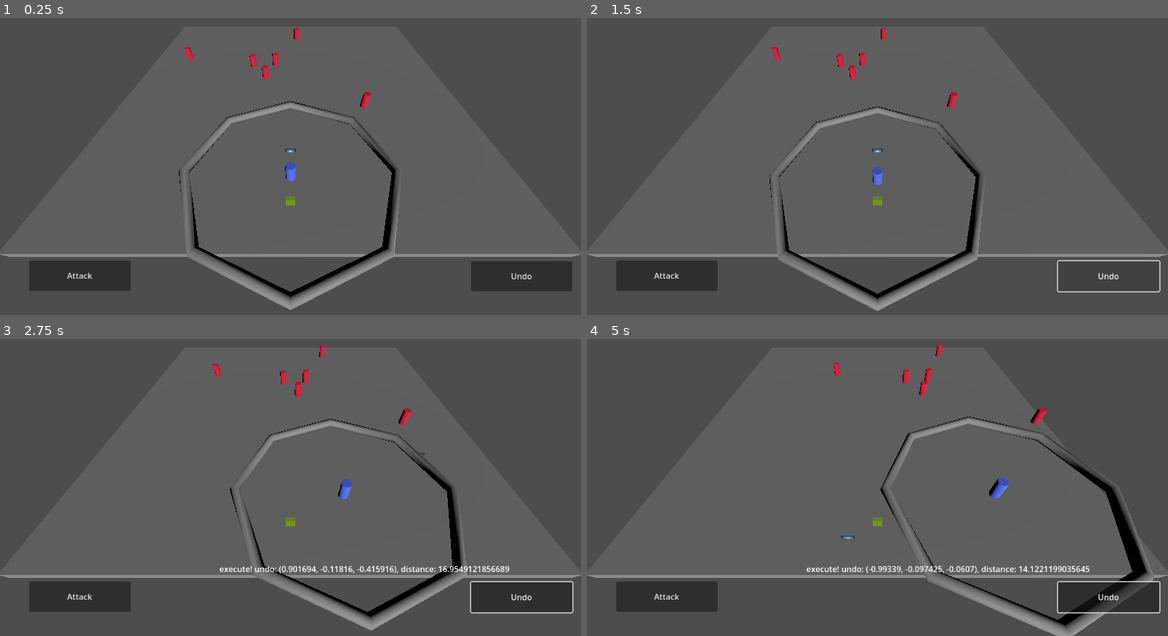
Above: before the commit, frames 1-4 (two rows, left to right).
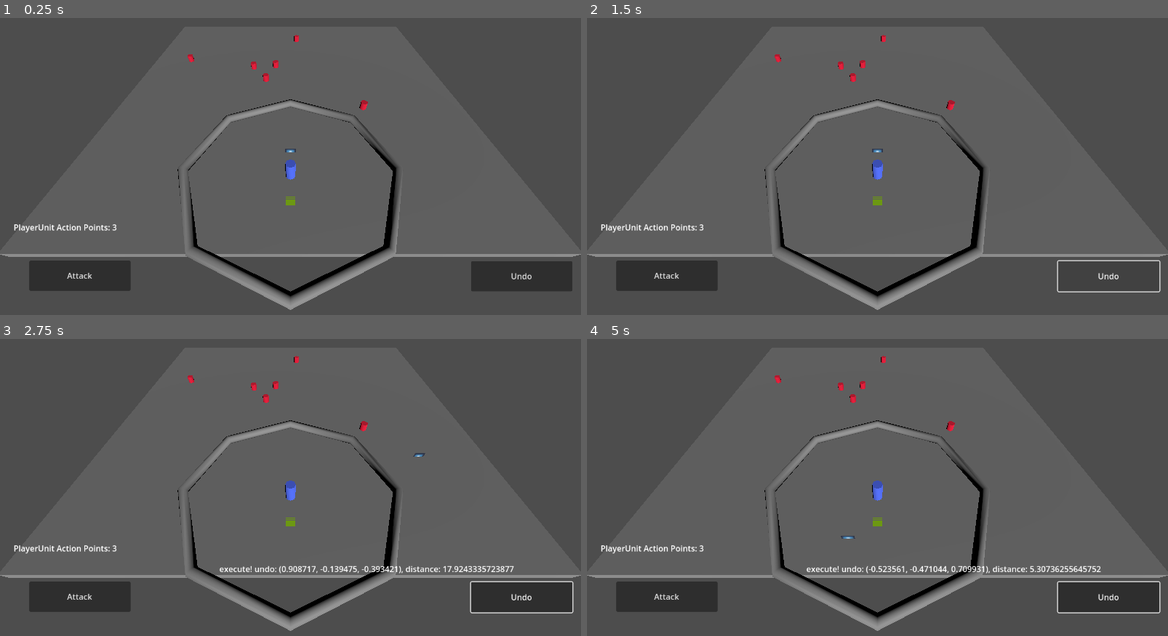
Above: after the commit, the same moments.

Repository: ValorZard/Priyanka-outdated
Game: Godot game, scene res://GameBoard/test_scene.tscn
Two runs of this game, one before a commit and one after it. Both use one fixed random seed, a clock stepped at 60 frames per second and the inputs below. The engine's default icon, where the game draws it, is replaced by a stand-in: a white triangle on a blue panel in a dark square.
Inputs (mouse positions are in pixels of both pictures, inside the frame that each line leads up to):
- Up to frame 1 (0.25 s): no input
- Up to frame 2 (1.5 s): click "Attack" at 0.5 s; click "Undo" at 1.25 s
- Up to frame 3 (2.75 s): tap Enter (ui_accept) at 2, 2.27, 2.3, 2.57 s; move the mouse to (418, 457) at 2.02 s; hold Right (ui_right) from 2.03 s (still down); click (418, 457) at 2.1 s
- Up to frame 4 (5 s): move the mouse to (761, 490) at 2.77 s; release Right (ui_right) at 2.78 s; hold Down (ui_down) 2.78-3.53 s; tap Enter (ui_accept) at 2.85, 3.02, 3.32, 3.8, 4.52, 4.82 s; click (761, 490) at 3.05 s; move the mouse to (935, 401) at 3.52 s; hold Right (ui_right) 3.53-4.28 s; click (935, 401) at 3.6 s; move the mouse to (848, 537) at 4.27 s; hold Up (ui_up) from 4.28 s (still down); click (848, 537) at 4.35 s

The runs differ from the first frame. In frame 1, 1.5% of the frame differs, in the area x 2-69%, y 3-98%; in frame 2, 3.4%; in frame 3, 6.7%; in frame 4, 7.2%, in the area x 2-98%, y 1-100%.

Commit message:
sorta got unit iterating functionality working

Diff:
--- a/Commands/AttackCommand.gd
+++ b/Commands/AttackCommand.gd
@@ -11,17 +11,23 @@
 	self.damage_dealt = damage_dealt
 
 func execute():
-	target = current_unit.attack_area.get_nearest_unit()
-	#print(target)
-	# don't attack an enemy thats already dead
-	if target != null and !target.is_dead():
-		target.take_damage(damage_dealt)
+	# only allow attack if there are action points still available
+	if current_unit.action_points > 0:
+		target = current_unit.attack_area.get_nearest_unit()
+		#print(target)
+		# don't attack an enemy thats already dead
+		if target != null and !target.is_dead():
+			target.take_damage(damage_dealt)
+			current_unit.set_action_points(current_unit.get_action_points()-1)
+		else:
+			return false
+		game_board.log_event(str("execute! ", target.name, " damage_dealt: ", damage_dealt, ", target health now: ", target.health))
+		return true
 	else:
 		return false
-	game_board.log_event(str("execute! ", target.name, " damage_dealt: ", damage_dealt, ", target health now: ", target.health))
-	return true
 
 func undo():
 	target.heal_health(damage_dealt)
+	current_unit.set_action_points(current_unit.get_action_points()+1)
 	game_board.log_event(str("undo! " , target.name, " healed amount: ", damage_dealt, ", target health now: ", target.health))
 	return true
--- a/Commands/Command.gd
+++ b/Commands/Command.gd
@@ -11,7 +11,7 @@
 
 func initialize(game_board : GameBoard):
 	self.game_board = game_board
-	self.current_unit = game_board.current_unit
+	self.current_unit = game_board.get_current_unit()
 	initialized = true
 
 func _init(game_board : GameBoard):
--- a/Commands/MovementCommand.gd
+++ b/Commands/MovementCommand.gd
@@ -11,11 +11,16 @@
 	self.movement_distance = movement_distance
 
 func execute():
-	current_unit.change_position(self.movement_direction, self.movement_distance)
-	game_board.log_event(str("execute! direction: ", self.movement_direction, ", distance: ", self.movement_distance))
-	return true
+	if current_unit.action_points > 0:
+		current_unit.change_position(self.movement_direction, self.movement_distance)
+		current_unit.set_action_points(current_unit.get_action_points()-1)
+		game_board.log_event(str("execute! direction: ", self.movement_direction, ", distance: ", self.movement_distance))
+		return true
+	else:
+		return false
 
 func undo():
 	current_unit.change_position(-self.movement_direction, self.movement_distance)
+	current_unit.set_action_points(current_unit.get_action_points()+1)
 	game_board.log_event(str("execute! undo: ", self.movement_direction, ", distance: ", self.movement_distance))
 	return true
--- a/GameBoard/CombatManager.gd
+++ b/GameBoard/CombatManager.gd
@@ -1,7 +1,6 @@
 extends Node
 
 # CombatManager: handles all the meta data for the combat encounter (turn order, initiative, all that good stuff)
-
 
 # Called when the node enters the scene tree for the first time.
 func _ready():
--- a/GameBoard/GameBoard.gd
+++ b/GameBoard/GameBoard.gd
@@ -12,14 +12,20 @@
 # visual data
 @export var character_ui_circle_width : float = 1
 var ui_manager : UIManager
-
 var command_array : Array
-var current_unit : BaseUnit
+var units_in_initative_order : Array[BaseUnit]
+var current_unit_index : float
 
 # Called when the node enters the scene tree for the first time.
 func _ready():
-	current_unit = $CharacterUnit
+	current_unit_index = 0
 	ui_manager = $UIManager
+	# set up all the units in initative order
+	for node in get_children():
+		if node is BaseUnit:
+			units_in_initative_order.append(node)
+	print(units_in_initative_order)
+	get_current_unit().connect("out_of_action_points", go_to_next_unit)
 
 func _input(event):
 	# Mouse in viewport coordinates.
@@ -39,7 +45,7 @@
 
 # generate UI Circle around the player to show maximum distance it can go
 func render_character_ui_circle(distance_to_cursor : float):
-	$CharacterUICircle.position = current_unit.position
+	$CharacterUICircle.position = get_current_unit().position
 	$CharacterUICircle.inner_radius = distance_to_cursor
 	# add a bit of a buffer to the outer radius so it isn't messed up
 	$CharacterUICircle.outer_radius = distance_to_cursor + character_ui_circle_width
@@ -48,12 +54,15 @@
 	ui_manager.print_message(message)
 
 # logic functions
+func get_current_unit():
+	return units_in_initative_order[current_unit_index]
+
 func undo_command():
 	if !command_array.is_empty():
 		command_array.pop_back().undo()
 
 func do_attack():
-	if current_unit.can_attack():
+	if get_current_unit().can_attack():
 		var attack_command := AttackCommand.new(self, $EnemyUnit, 1)
 		if attack_command.execute():
 			command_array.push_back(attack_command)
@@ -63,12 +72,32 @@
 	if movement_command.execute():
 		command_array.push_back(movement_command)
 
+func do_current_unit_actions():
+	if get_current_unit() is PlayerUnit:
+		ui_manager.cursor.update_cursor($Camera3D, get_current_unit())
+		# do not move on unless the player actually does an input for the player unit
+		if ui_manager.is_movement_selected():
+			do_movement(ui_manager.cursor.direction_to_cursor, ui_manager.cursor.distance_to_cursor)
+	else:
+		print("on unit: ", get_current_unit().name)
+		# TODO: Actiually have an AI here
+		get_current_unit().set_action_points(0)
+		pass
+
+func go_to_next_unit():
+	# refresh current unit's action points before going to the next unit
+	#go to next unit. if reached the end, go back to the start
+	current_unit_index += 1
+	if current_unit_index >= units_in_initative_order.size():
+		current_unit_index = 0
+	get_current_unit().connect("out_of_action_points", go_to_next_unit)
+	print("moving on to next unit : ", current_unit_index)
+
 # Called every frame. 'delta' is the elapsed time since the previous frame.
 func _physics_process(delta):
 	# GAME LOOP -> update every single unit in the field, and let the player control the player units
 	# update cursor data so we can use it for movement purposes
-	ui_manager.cursor.update_cursor($Camera3D, current_unit)
-	ui_manager.get_input()
+	do_current_unit_actions()
 	# render UI stuff
 	#render_placement_line($Cursor.position)
-	render_character_ui_circle(current_unit.max_movement_radius)
+	render_character_ui_circle(get_current_unit().max_movement_radius)
--- a/GameBoard/test_scene.tscn
+++ b/GameBoard/test_scene.tscn
@@ -53,10 +53,17 @@
 text = "Undo
 "
 
+[node name="StatsLabel" type="Label" parent="UIManager"]
+layout_mode = 0
+offset_left = 27.0
+offset_top = 462.0
+offset_right = 274.0
+offset_bottom = 512.0
+
 [node name="DirectionalLight3D" type="DirectionalLight3D" parent="."]
 transform = Transform3D(0.965926, 0, 0.258819, -0.103606, 0.916384, 0.386661, -0.237178, -0.400301, 0.885159, 0, 70, -11)
 
-[node name="CharacterUnit" parent="." instance=ExtResource("3_dmna3")]
+[node name="PlayerUnit" parent="." instance=ExtResource("3_dmna3")]
 transform = Transform3D(1, 0, 0, 0, 1, 0, 0, 0, 1, 0, 3, -2)
 
 [node name="Box" parent="." instance=ExtResource("4_t58ag")]
--- a/UI/UIManager.gd
+++ b/UI/UIManager.gd
@@ -21,11 +21,13 @@
 func print_message(message : String):
 	$Label.text = message
 
-func get_input():
+# get value if we were actually able to get an input for movement or not
+func is_movement_selected() -> bool:
 	# only want to actually set the position we want the unit to move to on click
 	if Input.is_action_just_released("left_mouse_click") and cursor_can_click():
-		game_board.do_movement(cursor.direction_to_cursor, cursor.distance_to_cursor)
+		return true
+	return false
 
 # Called every frame. 'delta' is the elapsed time since the previous frame.
 func _process(delta):
-	pass
+	$StatsLabel.text = str(game_board.get_current_unit().name, " Action Points: ", game_board.get_current_unit().action_points)
--- a/Units/BaseUnit.gd
+++ b/Units/BaseUnit.gd
@@ -11,7 +11,12 @@
 @export var health : int = 10
 @export var movement_speed : float = 7.5
 @export var max_movement_radius : float = 10 # maximum distance this unit can move in one turn in meters
+@export var action_points : int = 3
+@export var max_action_points : int = 3
 var attack_area : AttackArea = preload("res://Attacks/AttackArea.tscn").instantiate()
+
+signal out_of_action_points()
+
 
 # Called when the node enters the scene tree for the first time.
 func _ready():
@@ -59,5 +64,18 @@
 func is_dead():
 	return self.health <= 0
 
+func get_action_points():
+	return action_points
+
+func set_action_points(action_points : int):
+	self.action_points = action_points
+	if action_points <= 0:
+		out_of_action_points.emit()
+		refill_action_points()
+		print("hello, ", self.name)
+
+func refill_action_points():
+	action_points = max_action_points
+
 func _physics_process(delta):
 	pass
--- a/Units/EnemyUnit.gd
+++ b/Units/EnemyUnit.gd
@@ -1,25 +1,3 @@
 extends BaseUnit
 
 class_name EnemyUnit
-
-func _physics_process(delta):
-	# Add the gravity.
-	if not is_on_floor():
-		velocity.y -= gravity * delta
-
-	# Handle Jump.
-	if Input.is_action_just_pressed("ui_accept") and is_on_floor():
-		velocity.y = JUMP_VELOCITY
-
-	# Get the input direction and handle the movement/deceleration.
-	# As good practice, you should replace UI actions with custom gameplay actions.
-	var input_dir = Input.get_vector("ui_left", "ui_right", "ui_up", "ui_down")
-	var direction = (transform.basis * Vector3(input_dir.x, 0, input_dir.y)).normalized()
-	if direction:
-		velocity.x = direction.x * movement_speed
-		velocity.z = direction.z * movement_speed
-	else:
-		velocity.x = move_toward(velocity.x, 0, movement_speed)
-		velocity.z = move_toward(velocity.z, 0, movement_speed)
-
-	move_and_slide()
--- a/Units/PlayerUnit.gd
+++ b/Units/PlayerUnit.gd
@@ -1,25 +1,3 @@
 extends BaseUnit
 
 class_name PlayerUnit
-
-func _physics_process(delta):
-	# Add the gravity.
-	if not is_on_floor():
-		velocity.y -= gravity * delta
-
-	# Handle Jump.
-	if Input.is_action_just_pressed("ui_accept") and is_on_floor():
-		velocity.y = JUMP_VELOCITY
-
-	# Get the input direction and handle the movement/deceleration.
-	# As good practice, you should replace UI actions with custom gameplay actions.
-	var input_dir = Input.get_vector("ui_left", "ui_right", "ui_up", "ui_down")
-	var direction = (transform.basis * Vector3(input_dir.x, 0, input_dir.y)).normalized()
-	if direction:
-		velocity.x = direction.x * movement_speed
-		velocity.z = direction.z * movement_speed
-	else:
-		velocity.x = move_toward(velocity.x, 0, movement_speed)
-		velocity.z = move_toward(velocity.z, 0, movement_speed)
-
-	move_and_slide()
